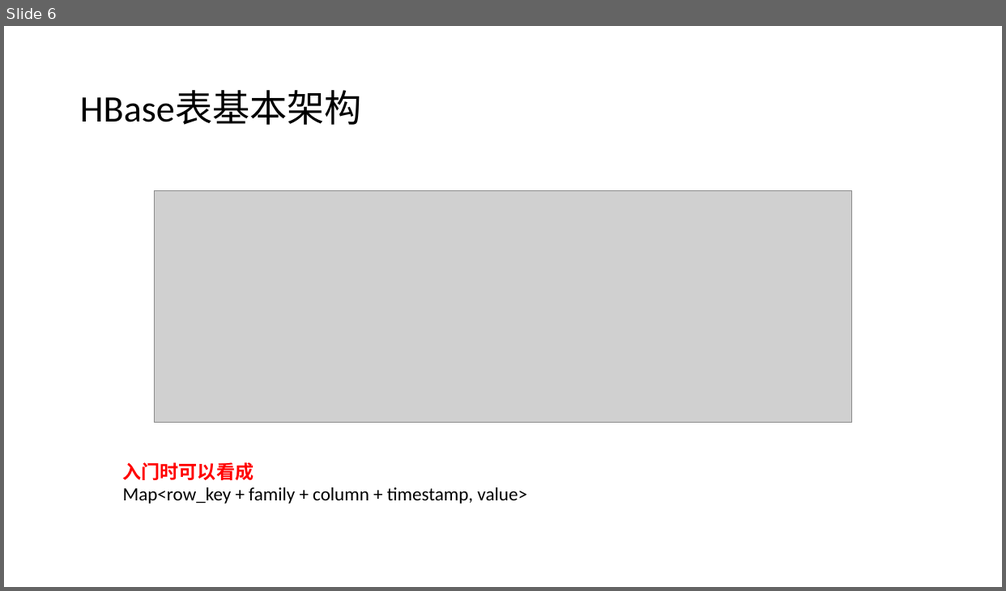
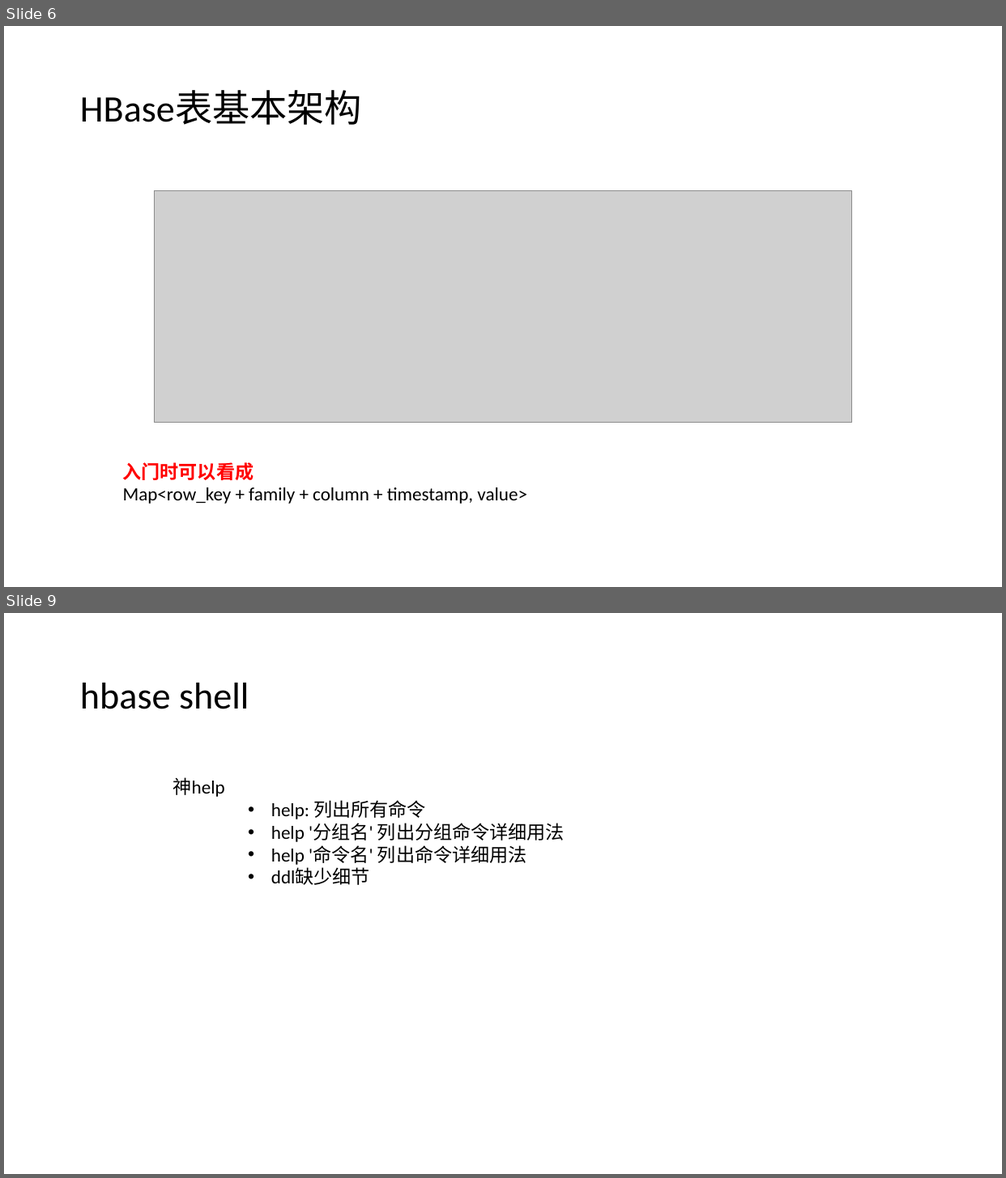
Before and after one commit to lei-zuquan/hbase_learn_call_datails, a slide deck: doc/hbase进阶.pptx. Shown one above the other, each under a label of ours: slide 6 before the commit, slides 6 and 9 after it; the slides between them are not shown. The pictures are 1006x591 and 1006x1178 pixels, drawn with LibreOffice and Linux fonts; fonts in the diff are those of the drawing; grey boxes stand for pictures. Boxes give left, top, right and bottom in pixels: in the first picture for what was removed or moved away, otherwise in the second. Text is boxed around its words. In the diff, an @@ line names an element or a change of style, - is before the commit and + after.

```diff
--- a/doc/hbase进阶.pptx
+++ b/doc/hbase进阶.pptx
@@ slide 9 added at (x1=4, y1=613, x2=1002, y2=1174), background #FFFFFF @@
@@ title added at (x1=80, y1=683, x2=249, y2=709), 36 pt, text #000000 @@
+hbase shell
@@ text added at (x1=173, y1=777, x2=565, y2=885), 18 pt, text #000000 @@
+神help
+    • help: 列出所有命令
+    • help '分组名' 列出分组命令详细用法
+    • help '命令名' 列出命令详细用法
+    • ddl缺少细节
```
Also in this commit, not shown: 5 other slides added.
